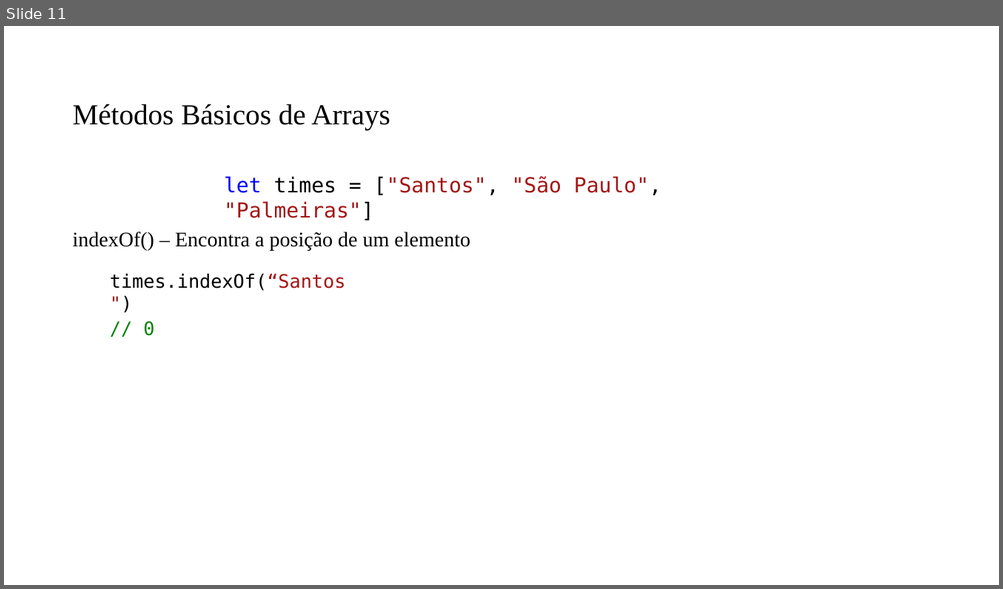
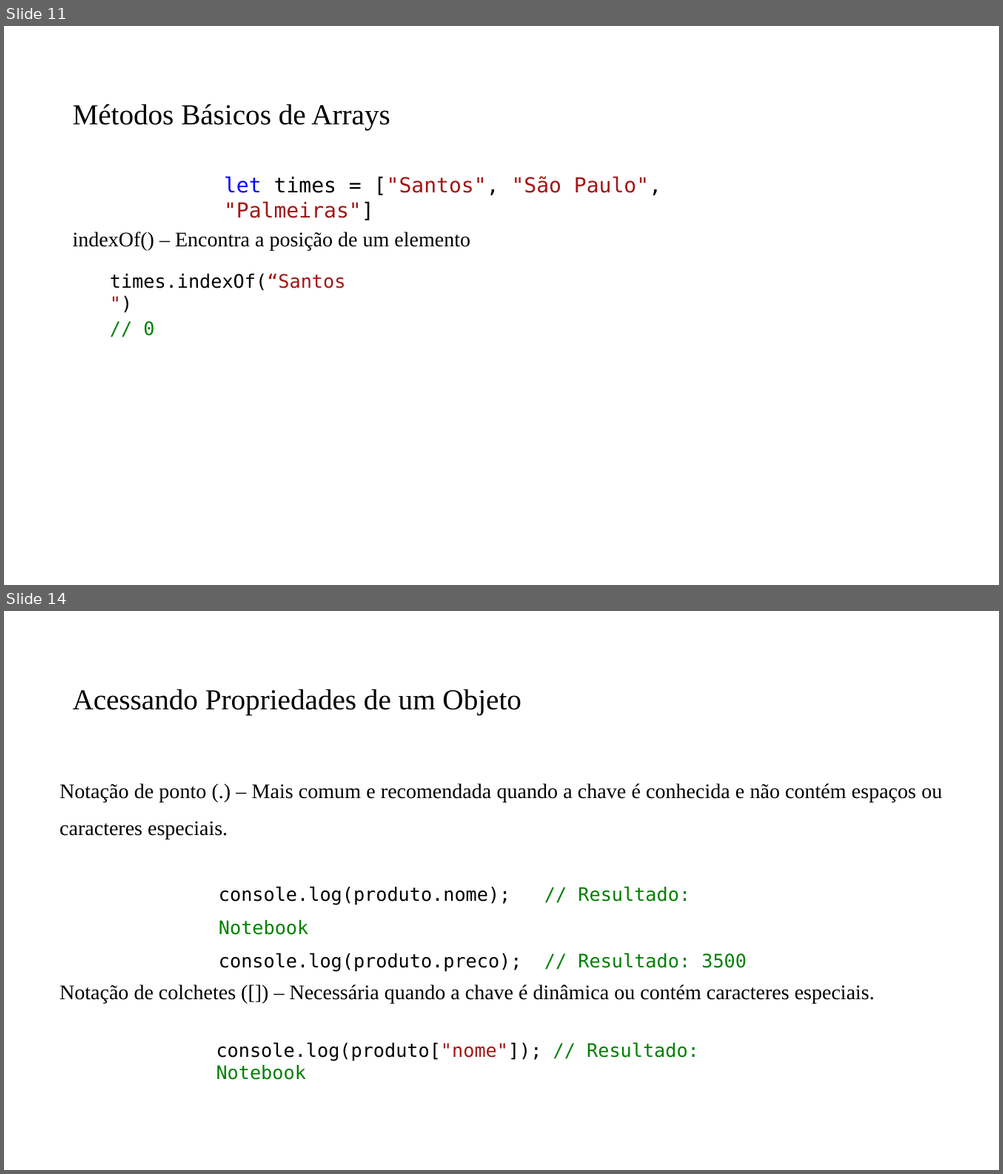
Before and after one commit to PedroMiho/UMC, a slide deck: Lógica e Programação/Módulo 02 - JavaScript/Aula 15 - Arrays e Objetos/Array e Objetos.pptx. Shown one above the other, each under a label of ours: slide 11 before the commit, slides 11 and 14 after it; the slides between them are not shown. The pictures are 1003x589 and 1003x1174 pixels, drawn with LibreOffice and Linux fonts; fonts in the diff are those of the drawing; background and template pictures are left out. Boxes give left, top, right and bottom in pixels: in the first picture for what was removed or moved away, otherwise in the second. Text is boxed around its words. In the diff, an @@ line names an element or a change of style, - is before the commit and + after.

```diff
--- a/Lógica e Programação/Módulo 02 - JavaScript/Aula 15 - Arrays e Objetos/Array e Objetos.pptx
+++ b/Lógica e Programação/Módulo 02 - JavaScript/Aula 15 - Arrays e Objetos/Array e Objetos.pptx
@@ slide 14 added at [4,611,999,1170], background #FFFFFF @@
@@ title added at [73,689,521,715], 28 pt, text #000000 @@
+Acessando Propriedades de um Objeto
@@ text added at [60,783,942,840], 20 pt, text #000000 @@
+Notação de ponto (.) – Mais comum e recomendada quando a chave é conhecida e não contém espaços ou caracteres especiais.
@@ text added at [219,886,746,972], 18 pt, text #000000 @@
+console.log(produto.nome); // Resultado: Notebook
+console.log(produto.preco); // Resultado: 3500
@@ text added at [60,985,874,1004], 20 pt, text #000000 @@
+Notação de colchetes ([]) – Necessária quando a chave é dinâmica ou contém caracteres especiais.
@@ text added at [216,1042,699,1080], 18 pt, text #000000 @@
+console.log(produto["nome"]); // Resultado: Notebook
```
Also in this commit, not shown: 3 slides changed, 7 other slides added, 3 other files.
